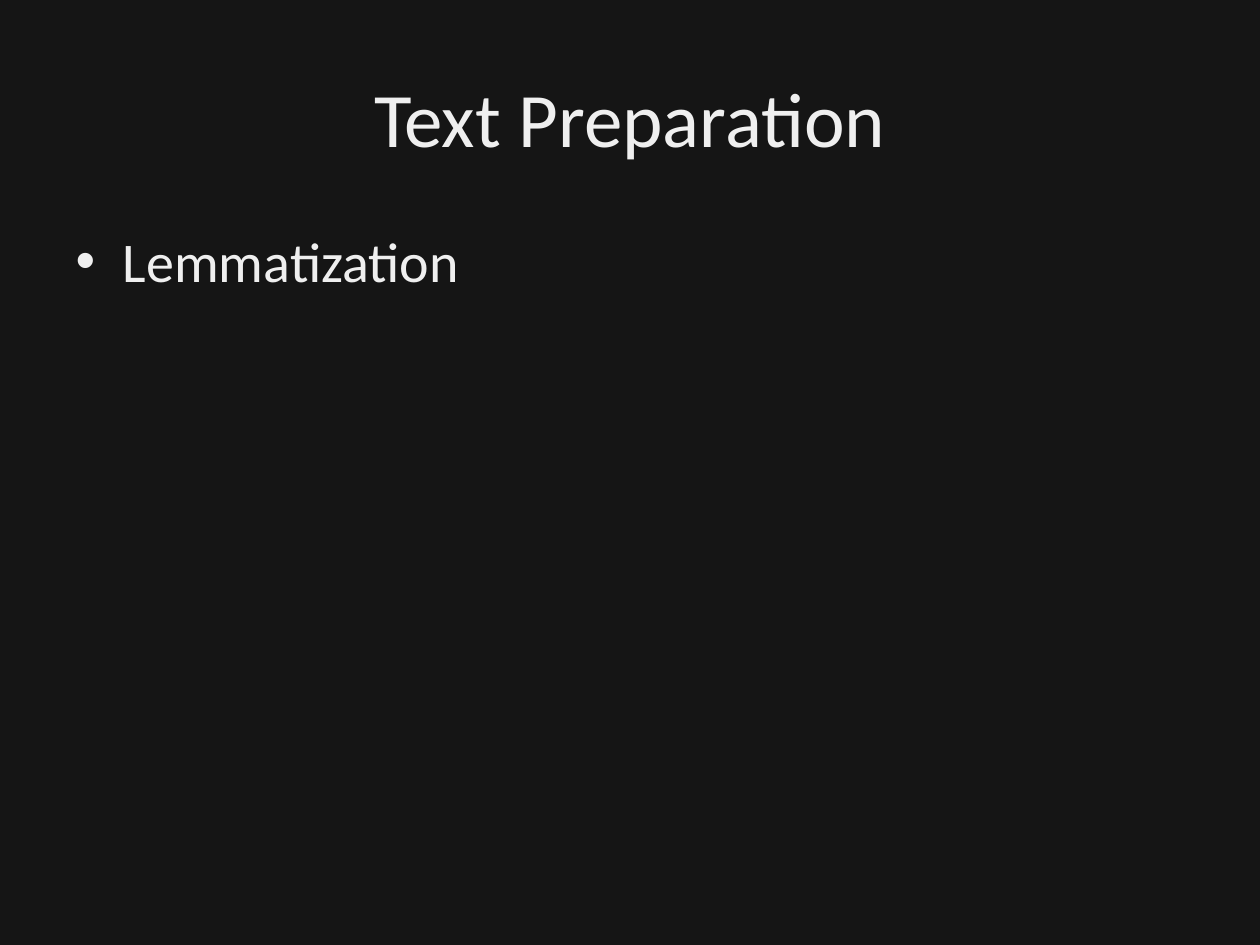
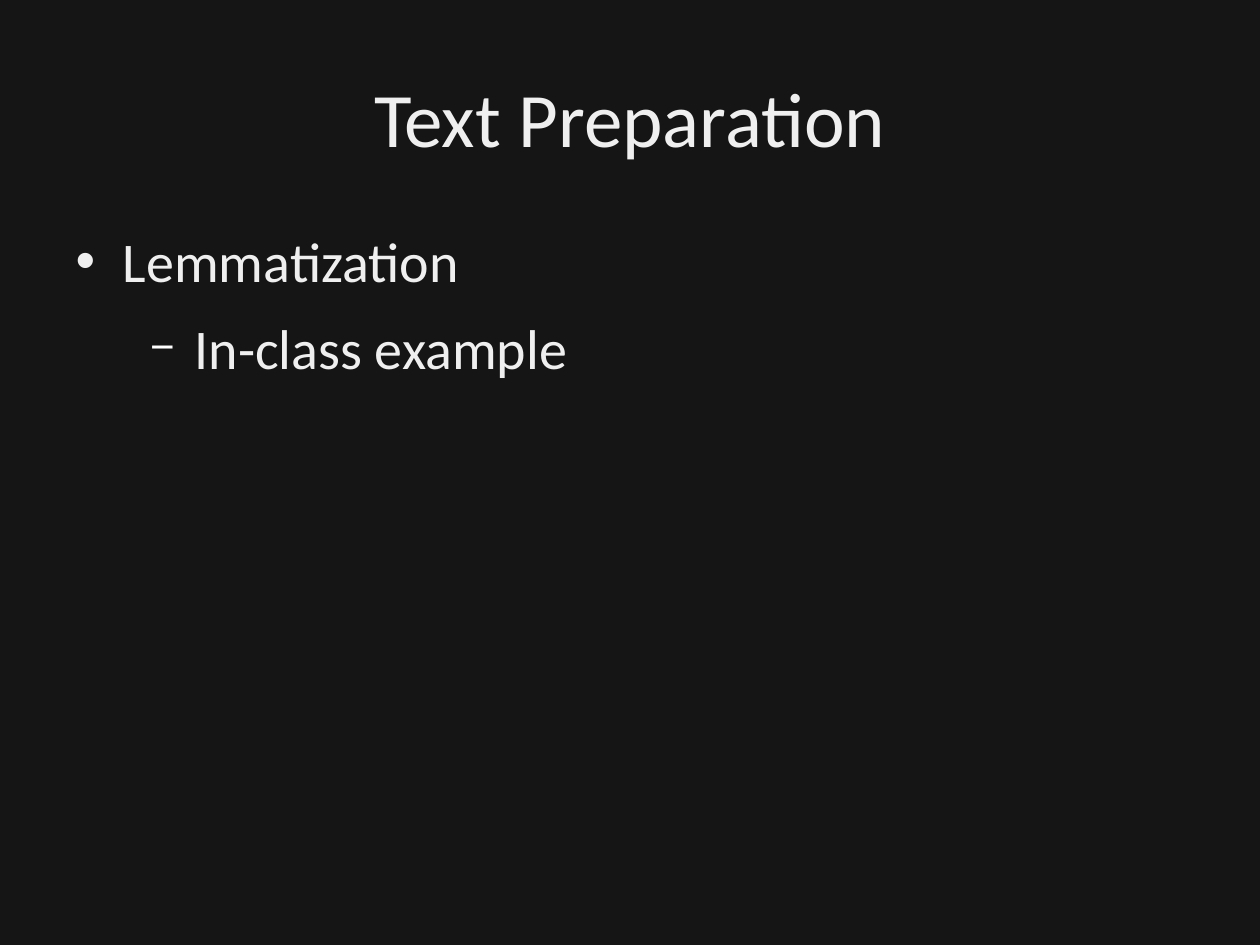
Before and after one commit to dbowmans46/PracticalProgramming, a slide deck: slide 44 of Session 7 - Python/Instructional Material/Session 7 - Python Brief Intro to NLP.odp (slide 40 before the commit). Drawn at 1260x945 pixels with LibreOffice and Linux fonts; fonts in the diff are those of the drawing; background and template pictures are left out; a plain dark background stands for a picture behind light text. Boxes give left, top, right and bottom in pixels: in the first picture for what was removed or moved away, otherwise in the second. Text is boxed around its words. In the diff, an @@ line names an element or a change of style, - is before the commit and + after.

Commit message:
Added slides and code for lemmatization.  Added references.  Clarified stemming slides, and added stemming example code.

```diff
--- a/Session 7 - Python/Instructional Material/Session 7 - Python Brief Intro to NLP.odp
+++ b/Session 7 - Python/Instructional Material/Session 7 - Python Brief Intro to NLP.odp
@@ text at box(195, 330, 567, 378): paragraph added @@
+  − In-class example
```
Also in this commit, not shown: 5 other slides changed, 5 slides added, 1 other file.
